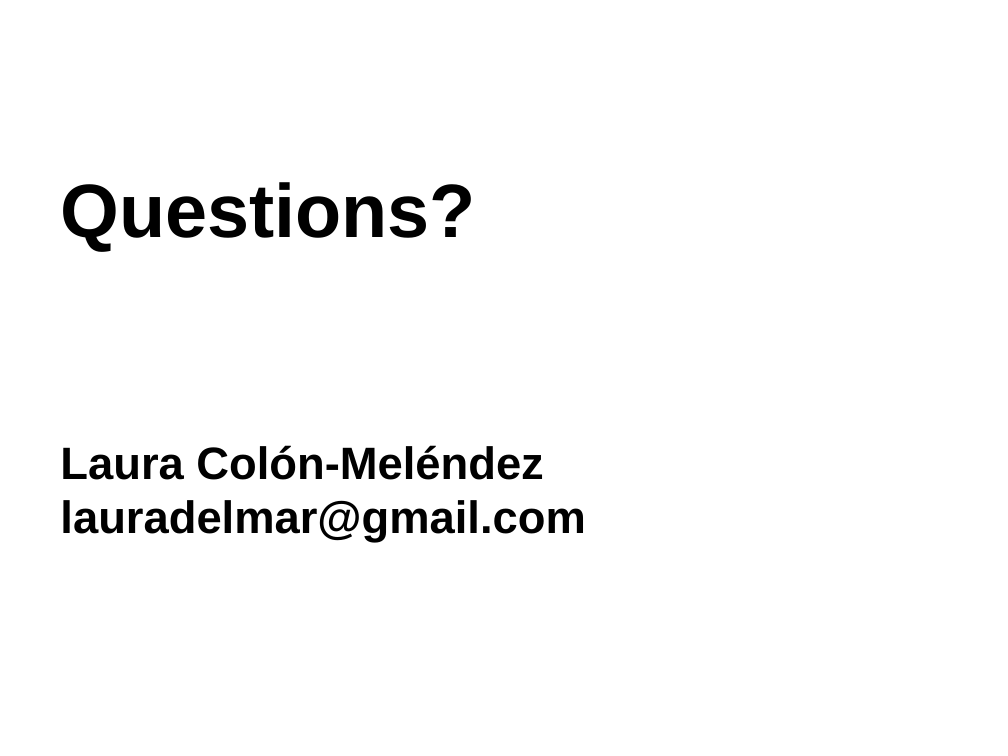
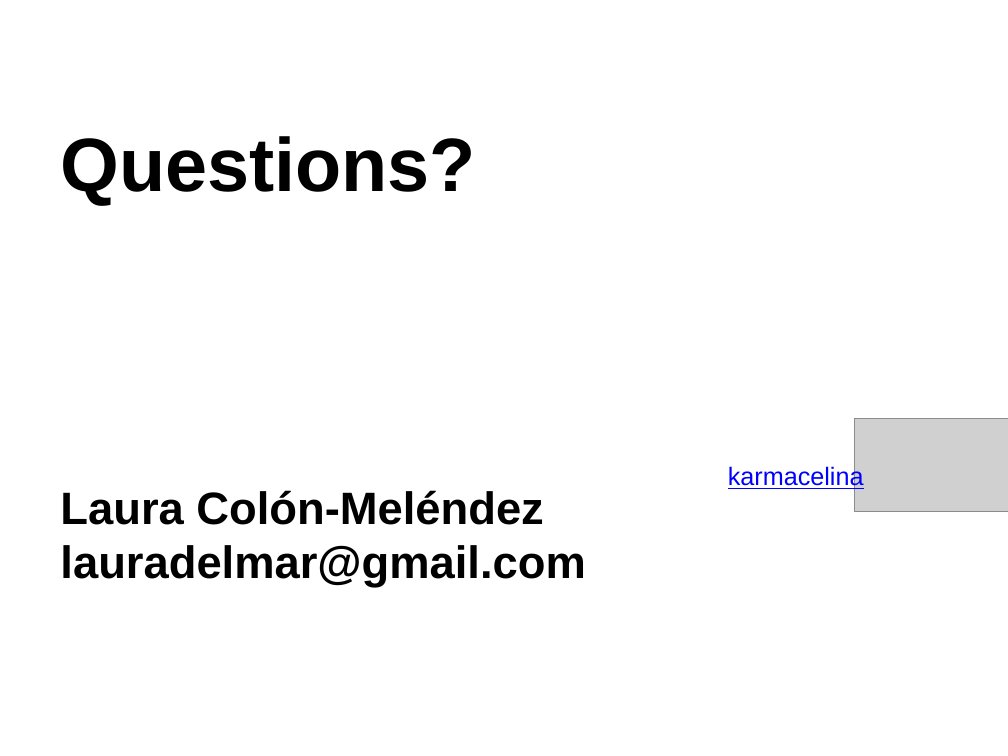
Before and after one commit to karmacelina/predicting_movie_widest_release, a slide deck: slide 10 of Luther_presentation.pptx (slide 5 before the commit). Drawn at 1008x756 pixels with LibreOffice and Linux fonts; fonts in the diff are those of the drawing; grey boxes stand for pictures. Boxes give left, top, right and bottom in pixels: in the first picture for what was removed or moved away, otherwise in the second. Text is boxed around its words. In the diff, an @@ line names an element or a change of style, - is before the commit and + after.

```diff
--- a/Luther_presentation.pptx
+++ b/Luther_presentation.pptx
@@ title "Questions? Laura Colón-Meléndez lauradelmar@gmail.com" rewrapped from <box>60,182,585,543</box> to <box>60,136,585,588</box> @@
@@ picture added at <box>855,418,1008,511</box> @@
@@ text added at <box>728,465,864,491</box>, 18 pt, text #0000FF, underline @@
+karmacelina
```
Also in this commit, not shown: 7 other slides changed, 3 slides added, 4 slides removed.
